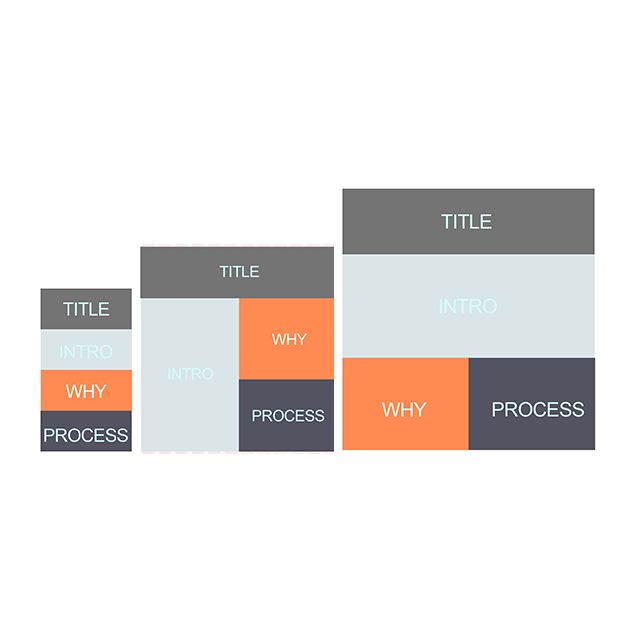
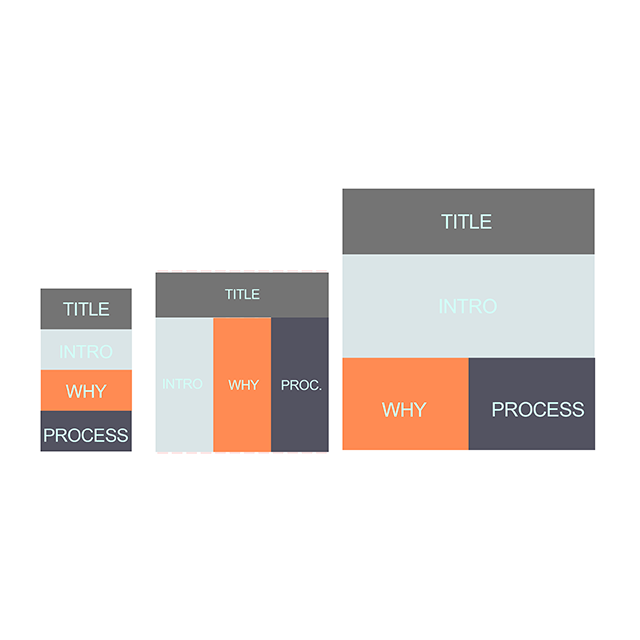
Comparing the layer stacks of the two 640 x 640 images. Changes:
painted on "mid" over (140, 244, 335, 454)
